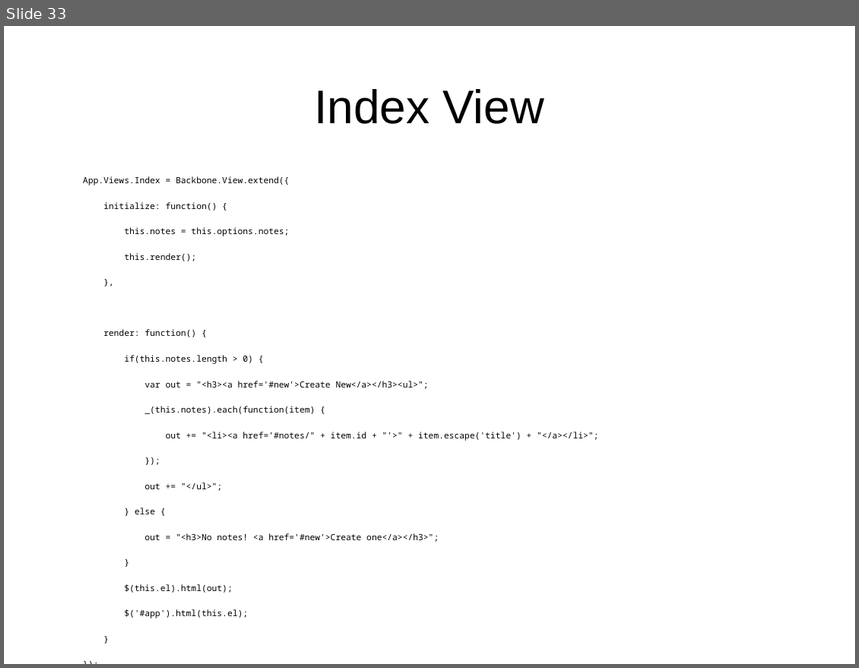
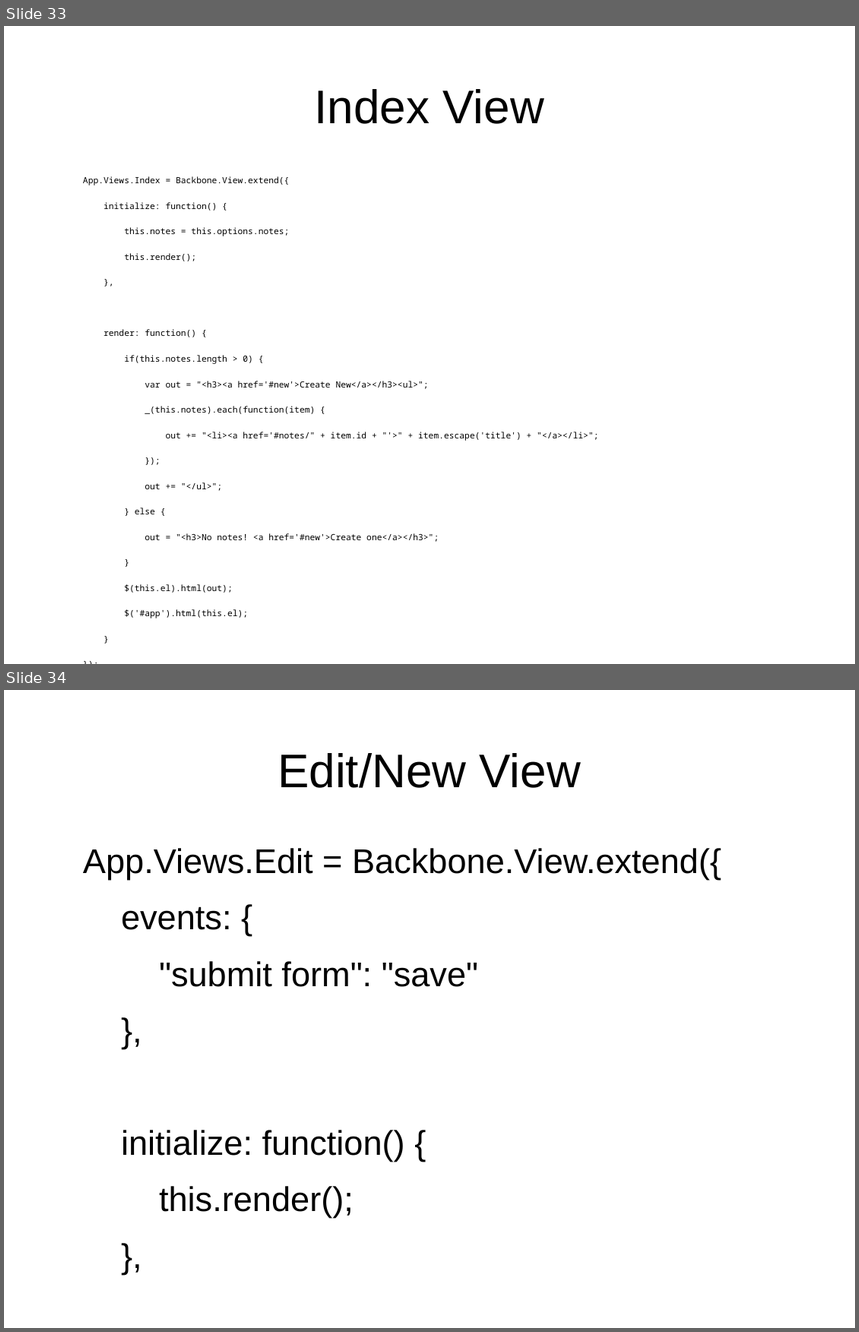
Before and after one commit to speakingcode/pres-soa-flask-backbone, a slide deck: soa-python-flask-backbonejs.odp. Shown one above the other, each under a label of ours: slide 33 before the commit, slides 33 and 34 after it. The pictures are 859x668 and 859x1332 pixels, drawn with LibreOffice and Linux fonts; fonts in the diff are those of the drawing. Boxes give left, top, right and bottom in pixels: in the first picture for what was removed or moved away, otherwise in the second. Text is boxed around its words. In the diff, an @@ line names an element or a change of style, - is before the commit and + after.

```diff
--- a/soa-python-flask-backbonejs.odp
+++ b/soa-python-flask-backbonejs.odp
@@ slide 34 added at [4,690,855,1328], background #FFFFFF @@
@@ title added at [278,753,581,788], 44 pt, text #000000 @@
+Edit/New View
@@ text added at [83,848,721,1218], 32 pt, text #000000 @@
+App.Views.Edit = Backbone.View.extend({
+events: {
+"submit form": "save"
+},
+initialize: function() {
+this.render();
+},
```
Also in this commit, not shown: 1 slide changed, 2 other slides added.
